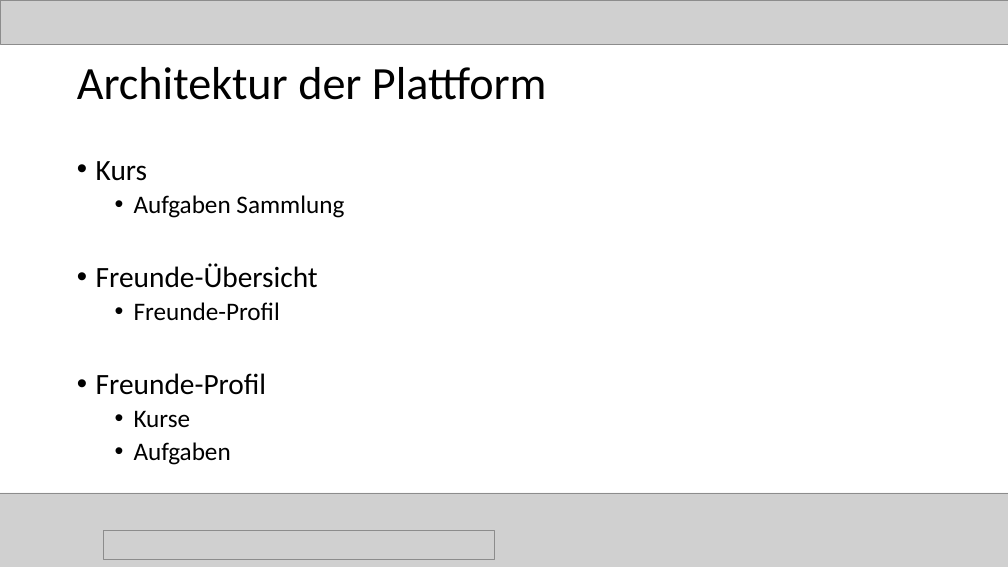
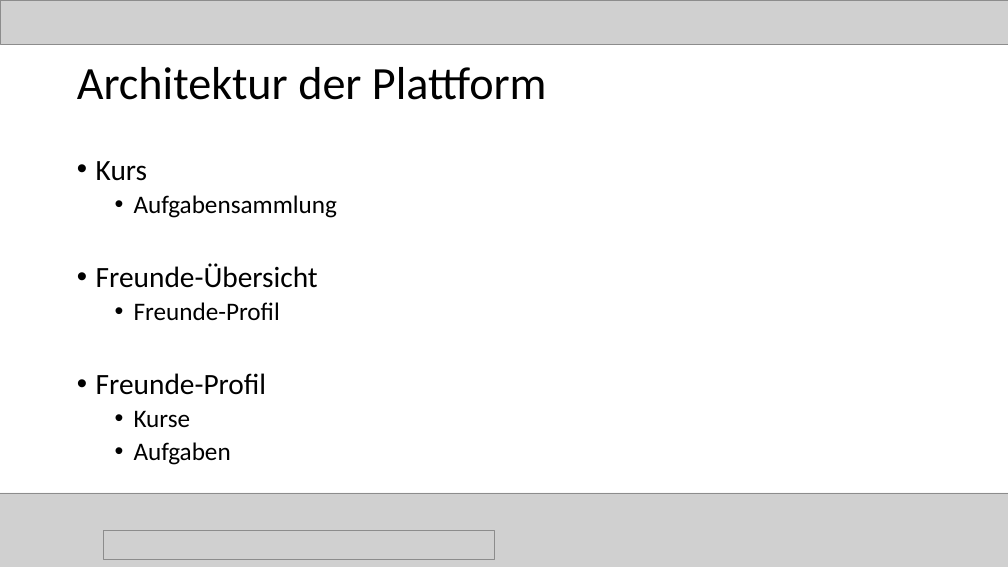
Before and after one commit to magharmi/StudentenFuerStudenten, a slide deck: slide 30 of websitePPneu.pptx. Drawn at 1008x567 pixels with LibreOffice and Linux fonts; fonts in the diff are those of the drawing; grey boxes stand for pictures. Boxes give left, top, right and bottom in pixels: in the first picture for what was removed or moved away, otherwise in the second. Text is boxed around its words. In the diff, an @@ line names an element or a change of style, - is before the commit and + after.

```diff
--- a/websitePPneu.pptx
+++ b/websitePPneu.pptx
@@ text at bbox=[134, 195, 337, 218]: text changed @@
-  • Aufgaben Sammlung
+  • Aufgabensammlung
```
Also in this commit, not shown: 3 other slides changed, 2 slides added, 1 slide removed.
